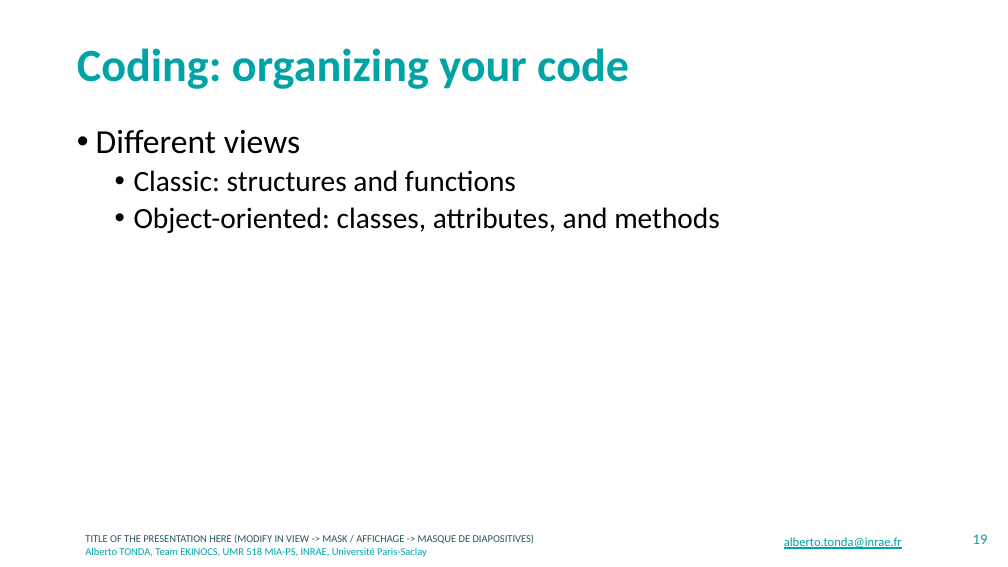
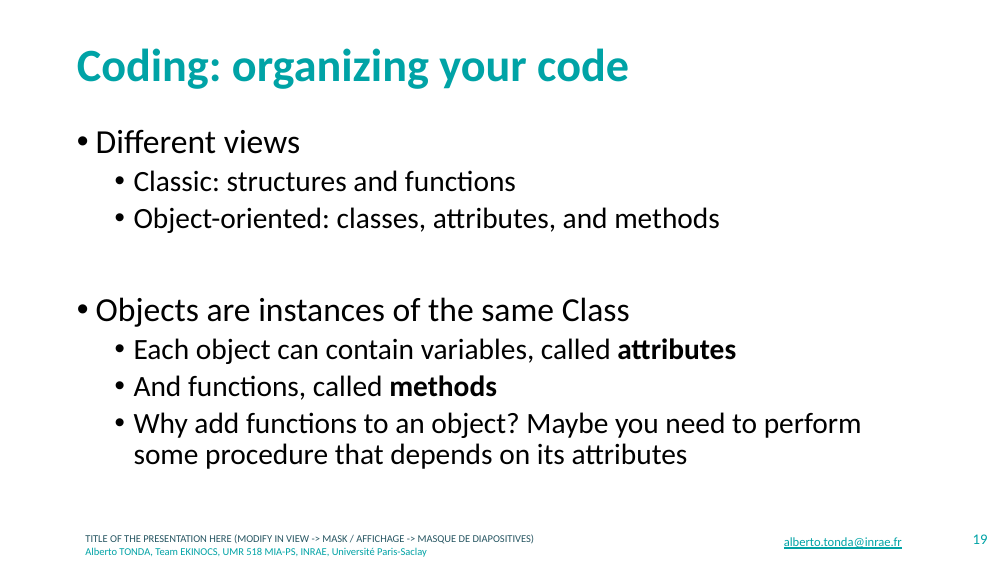
Before and after one commit to albertotonda/teaching, a slide deck: slide 19 of crash-course-on-data-science/coding.pptx. Drawn at 1008x567 pixels with LibreOffice and Linux fonts; fonts in the diff are those of the drawing; background and template pictures are left out. Boxes give left, top, right and bottom in pixels: in the first picture for what was removed or moved away, otherwise in the second. Text is boxed around its words. In the diff, an @@ line names an element or a change of style, - is before the commit and + after.

```diff
--- a/crash-course-on-data-science/coding.pptx
+++ b/crash-course-on-data-science/coding.pptx
@@ text at (96, 297, 862, 469): paragraphs added @@
+• Objects are instances of the same Class
+  • Each object can contain variables, called attributes
+  • And functions, called methods
+  • Why add functions to an object? Maybe you need to perform some procedure that depends on its attributes
```
Also in this commit, not shown: 2 other slides changed, 4 slides added, 1 other file.
